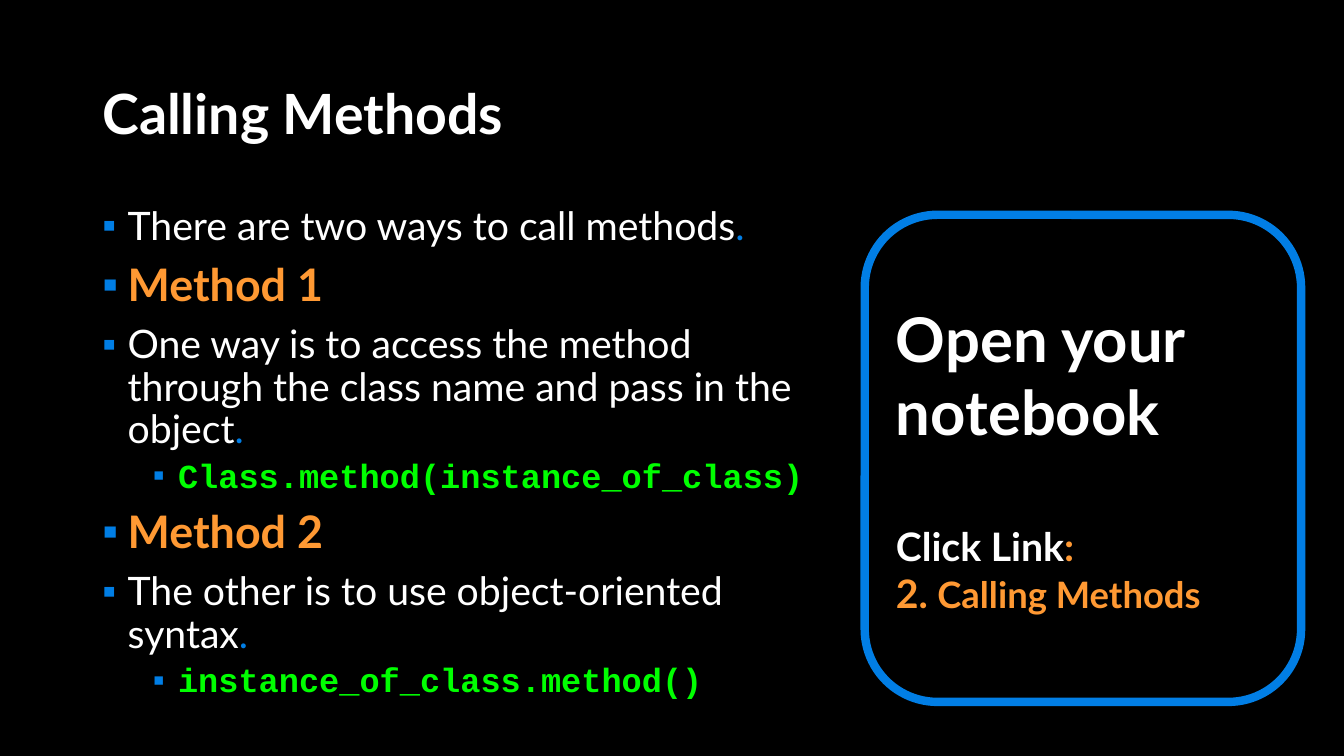
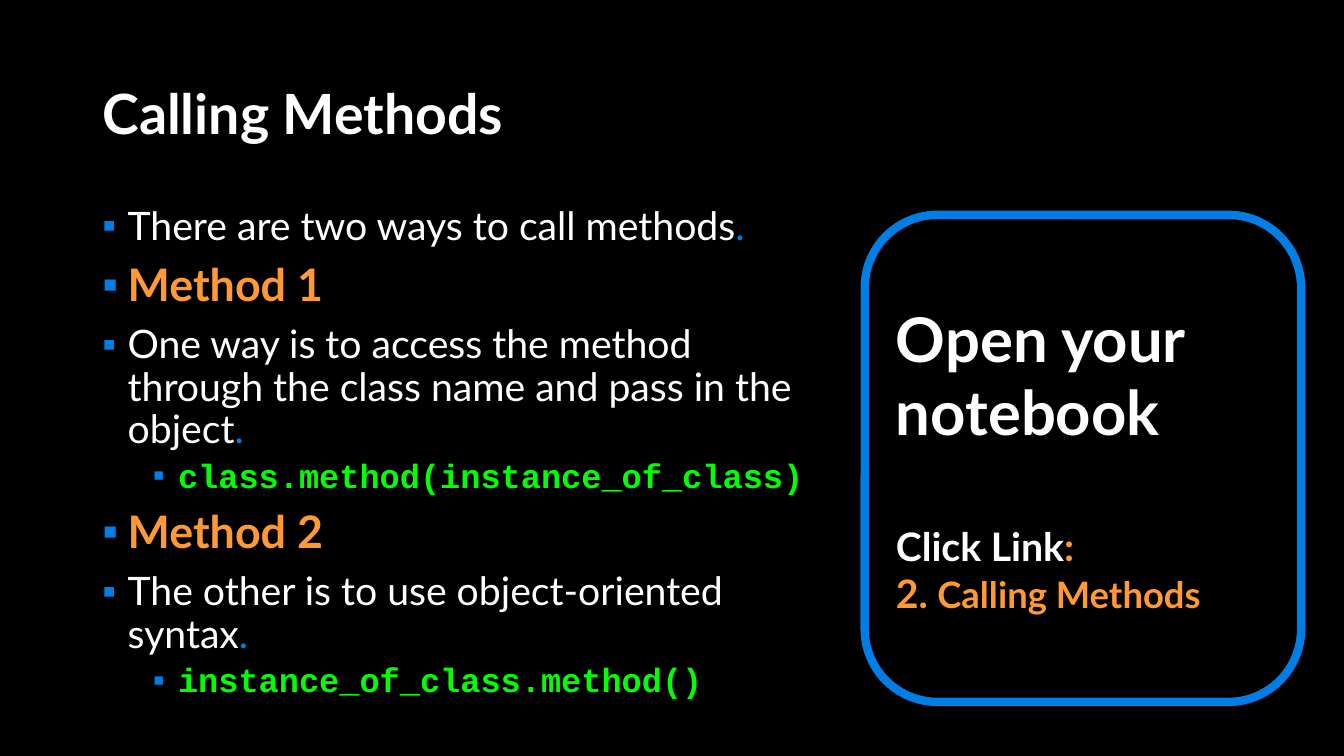
Before and after one commit to APS106/APS106-winter-2023-kinsella-goodfellow, a slide deck: slide 24 of lectures/week10/lecture2/slides/week10_lecture2.pptx. Drawn at 1344x756 pixels with LibreOffice and Linux fonts; fonts in the diff are those of the drawing; background and template pictures are left out. Boxes give left, top, right and bottom in pixels: in the first picture for what was removed or moved away, otherwise in the second. Text is boxed around its words. In the diff, an @@ line names an element or a change of style, - is before the commit and + after.

```diff
--- a/lectures/week10/lecture2/slides/week10_lecture2.pptx
+++ b/lectures/week10/lecture2/slides/week10_lecture2.pptx
@@ text at <box>178,463,803,495</box>: text changed @@
-  ▪ Class.method(instance_of_class)
+  ▪ class.method(instance_of_class)
```
Also in this commit, not shown: 8 other files.
